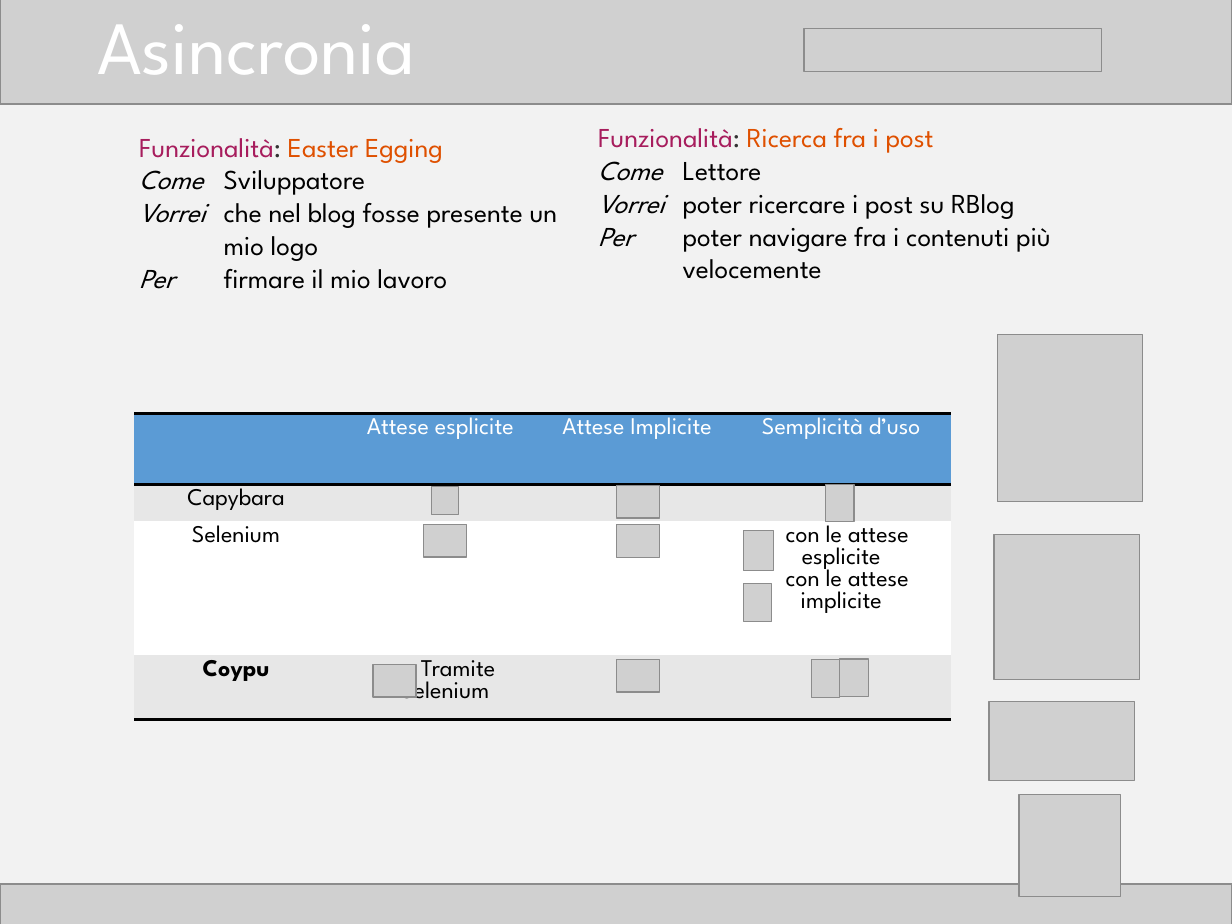
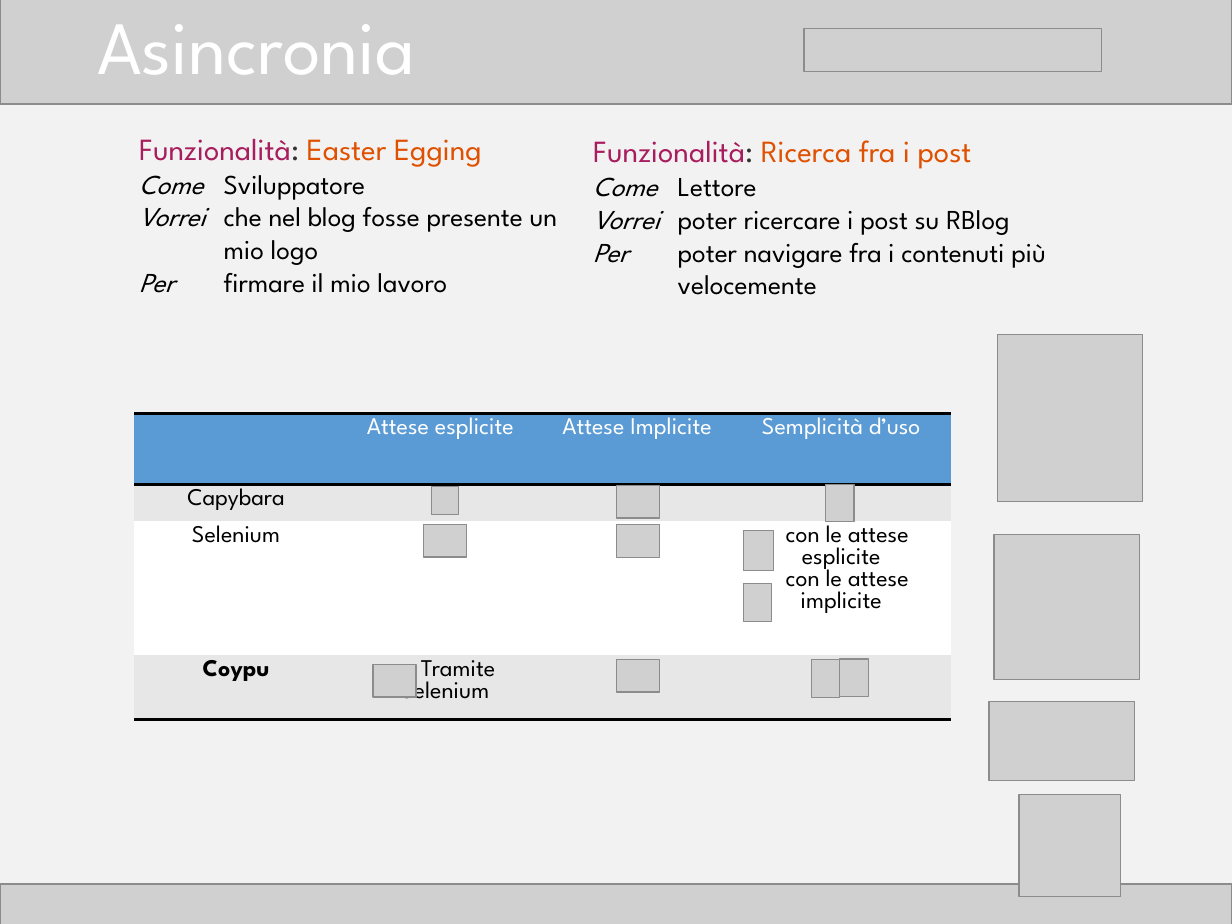
Before and after one commit to TTia/xblog-thesis, a slide deck: slide 19 of Presentazione.pptx. Drawn at 1232x924 pixels with LibreOffice and Linux fonts; fonts in the diff are those of the drawing; grey boxes stand for pictures. Boxes give left, top, right and bottom in pixels: in the first picture for what was removed or moved away, otherwise in the second. Text is boxed around its words. In the diff, an @@ line names an element or a change of style, - is before the commit and + after.

```diff
--- a/Presentazione.pptx
+++ b/Presentazione.pptx
@@ text at (139, 139, 482, 167): size 16 to 18 pt in "Funzionalità: Easter Egging" @@
@@ text "Funzionalità: Ricerca fra i post": place and size @@
-text "Funzionalità: Ricerca fra i post" at (598, 128, 1051, 279)
+text "Funzionalità: Ricerca fra i post" at (593, 140, 1046, 295)
@@ text at (593, 140, 972, 169): size 16 to 18 pt in "Funzionalità: Ricerca fra i post" @@
```
Also in this commit, not shown: 13 other slides changed.
